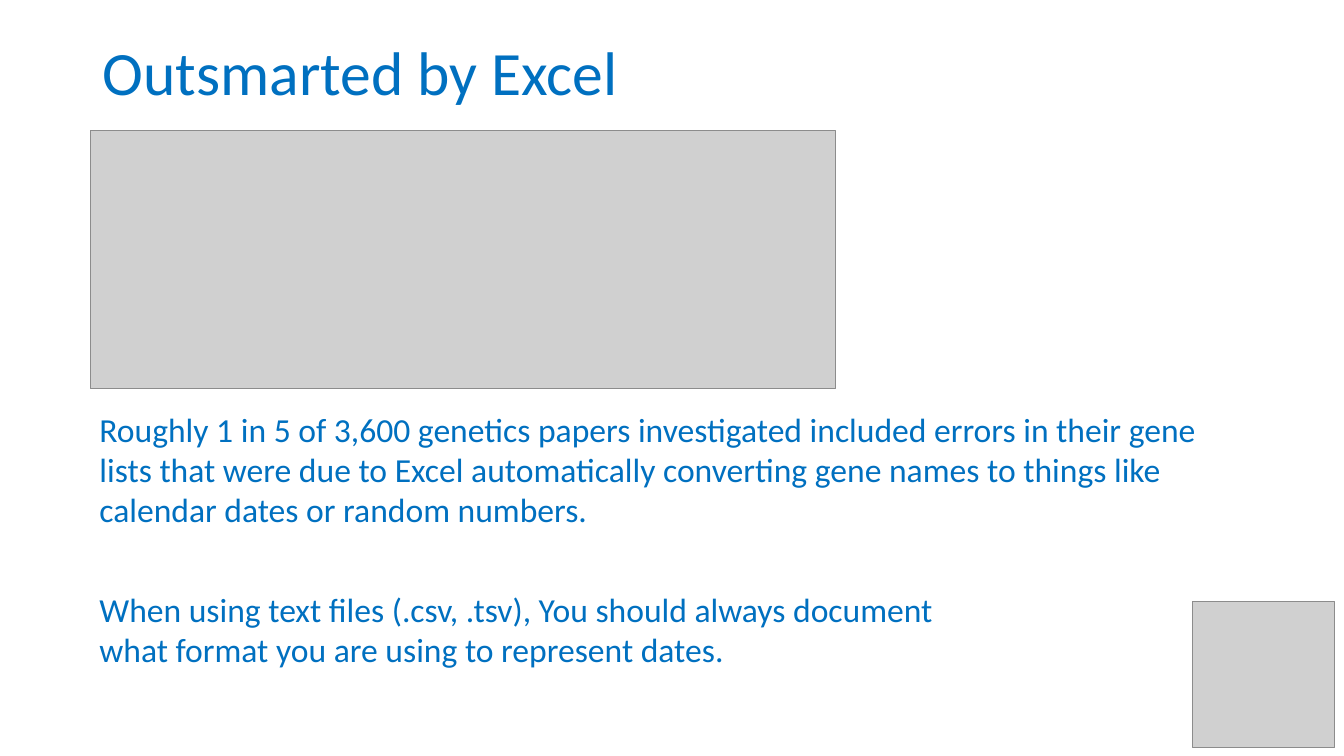
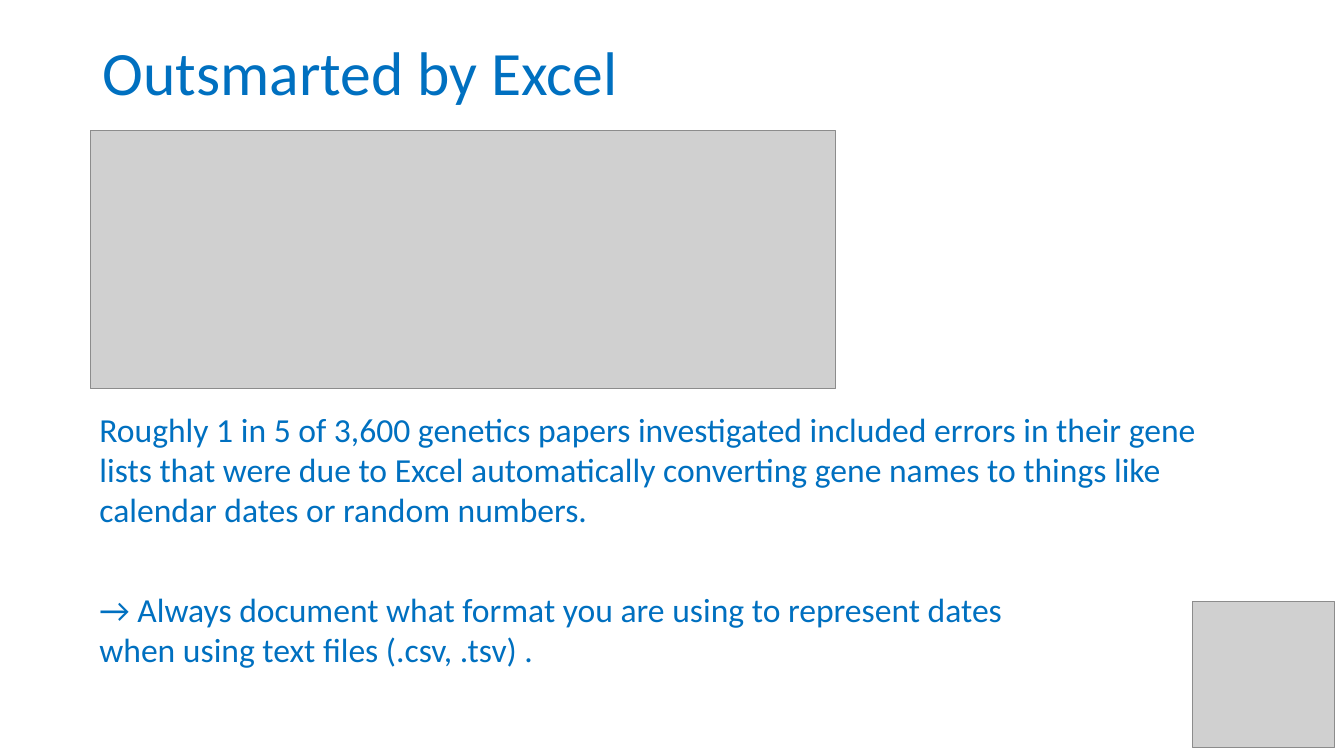
Before and after one commit to tzielins/private-fair-for-busy-biologists, a slide deck: slide 26 of instructors/03_Data-in-excel_v3.3.pptx. Drawn at 1344x756 pixels with LibreOffice and Linux fonts; fonts in the diff are those of the drawing; grey boxes stand for pictures; background and template pictures are left out. Boxes give left, top, right and bottom in pixels: in the first picture for what was removed or moved away, otherwise in the second. Text is boxed around its words. In the diff, an @@ line names an element or a change of style, - is before the commit and + after.

Commit message:
added one more excel example

```diff
--- a/instructors/03_Data-in-excel_v3.3.pptx
+++ b/instructors/03_Data-in-excel_v3.3.pptx
@@ text at (x1=99, y1=598, x2=1002, y2=668): text changed @@
-When using text files (.csv, .tsv), You should always document what format you are using to represent dates.
+→ Always document what format you are using to represent dates when using text files (.csv, .tsv) .
```
Also in this commit, not shown: 14 other slides changed, 2 slides added, 1 slide removed.
